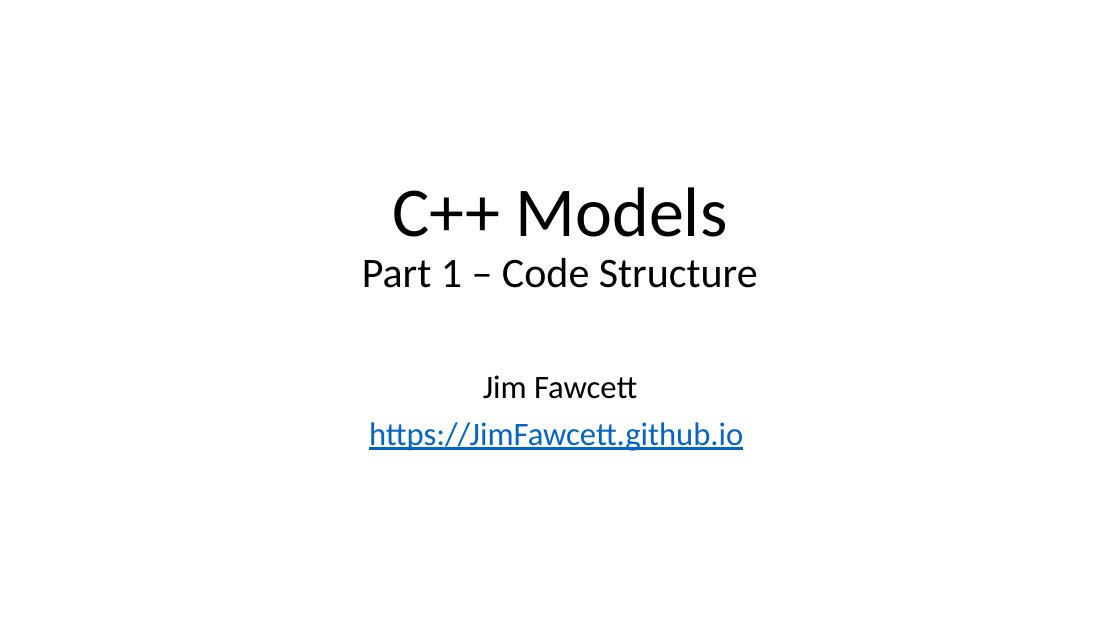
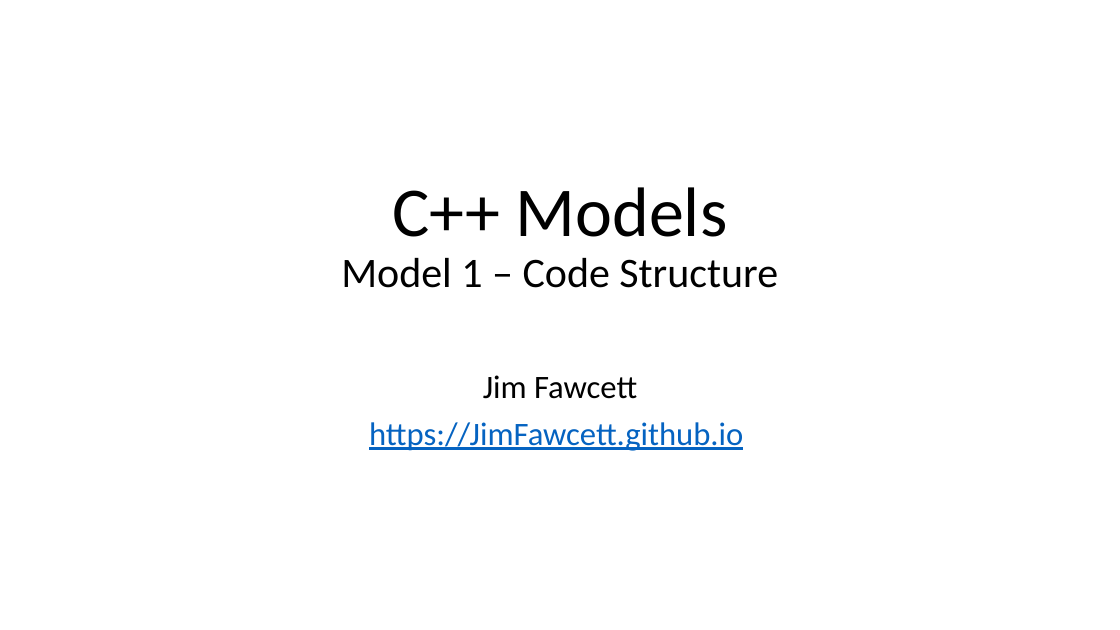
Before and after one commit to JimFawcett/JimFawcett.github.io, a slide deck: slide 6 of Resources/CppModels.pptx. Drawn at 1120x630 pixels with LibreOffice and Linux fonts; fonts in the diff are those of the drawing. Boxes give left, top, right and bottom in pixels: in the first picture for what was removed or moved away, otherwise in the second. Text is boxed around its words. In the diff, an @@ line names an element or a change of style, - is before the commit and + after.

```diff
--- a/Resources/CppModels.pptx
+++ b/Resources/CppModels.pptx
@@ title at (x1=341, y1=187, x2=778, y2=288): text changed @@
-C++ Models
-Part 1 – Code Structure
+C++ Models
+Model 1 – Code Structure
```
Also in this commit, not shown: 7 other slides changed, 1 other file.
